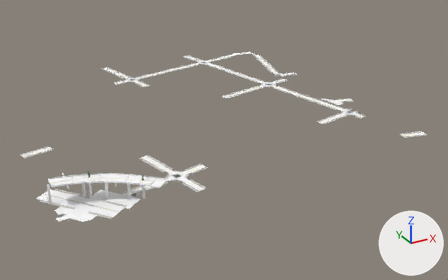
An edit to the glTF model game/assets/city/roads/roads_2_1.gltf, drawn before and after from the same camera.
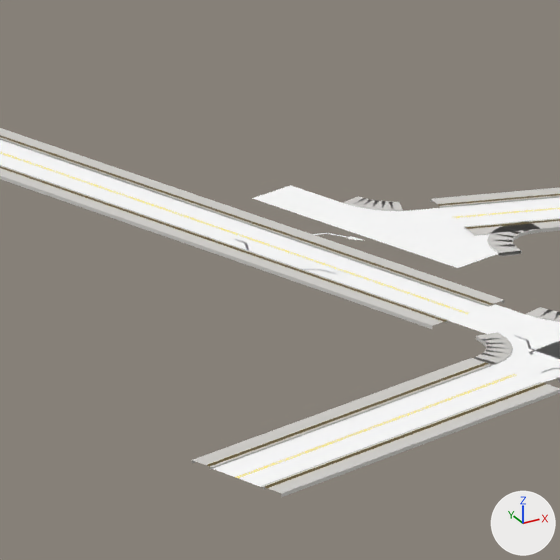
The first picture shows the older version from a 50 mm camera at (901.0, -1590.0, 341.0) aimed at (1321.0, -828.0, -40.0). The close-ups show the older and then the newer version on the part from 67% to 78% of the width and 29% to 46% of the height of that picture. Only the edits that show in the close-ups are written down. Every picture has the same lights, and +X, +Y and +Z are marked at lower right. Objects named as collision shapes, trigger or cutter boxes, shadow casters or lower levels of detail are left out. Vertices at exactly the same position are counted once.

In view in the first close-up: 'roads_2_1_Road_Tactile_Strip', 'roads_2_1_SH_kerb', 'roads_2_1_SH_road_marking_white', 'roads_2_1_SH_road_marking_yellow', 'roads_2_1_SH_sidewalk', 'roads_2_1_SH_wet_asphalt'.
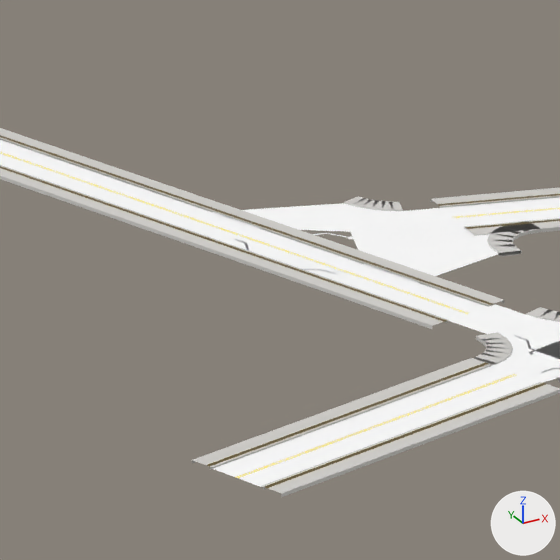
The change, as a list of edits to the scene's bpy script:
```text
Change me_roads_2_1_sh_wet_asphalt:
    used by ob_roads_2_1_sh_wet_asphalt; location = (0.0, 0.0, 0.0)
    remove me_roads_2_1_sh_wet_asphalt.from_pydata(...)  # 7070 vertices, 12236 faces; spans x 1012.0..1540.0, y -1031.0..-507.0, z 0.0..27.0
    add me_roads_2_1_sh_wet_asphalt.from_pydata(...)  # 7074 vertices, 12240 faces; spans x 1012.0..1540.0, y -1031.0..-507.0, z 0.0..27.0
    me_roads_2_1_sh_wet_asphalt part 1
    5 vertices are removed from x 1497.0..1508.0, y -874.0..-862.0, z 0.0
    8 faces are deleted
    10 vertices move from x 1492.0..1502.0, y -871.0..-838.0, z 0.0 to x 1477.0..1498.0, y -877.0..-842.0, z 0.0
    5 vertices are added at (1484.0, -879.0, 0.0), (1504.0, -874.0, 0.0), (1493.0, -862.0, 0.0), (1490.0, -868.0, 0.0), (1487.0, -873.0, 0.0)
    8 new faces join them
    other edits to the shape of me_roads_2_1_sh_wet_asphalt do not show in these pictures
```

Where the change shows, as pixel boxes (x1, y1, x2, y2) in the close-ups (560 x 560 px; the box of a moved part takes in the faces that stretch with it):
part 1 of me_roads_2_1_sh_wet_asphalt, moved or reshaped: before (252, 185, 498, 268); after (213, 203, 498, 282)
